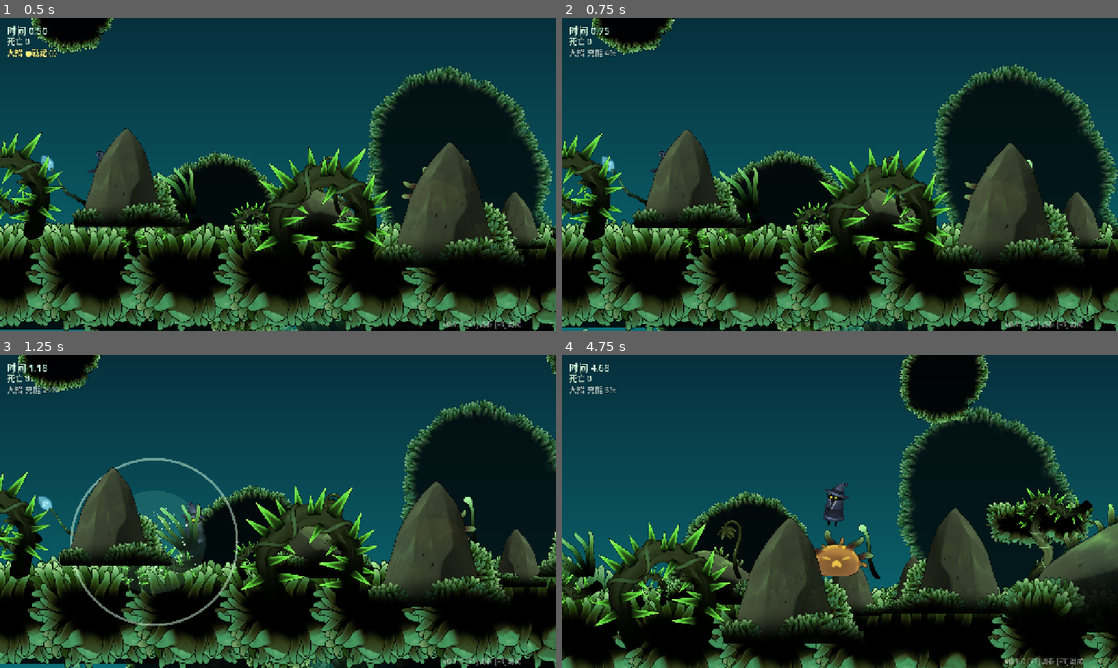
Above: before the commit, frames 1-4 (two rows, left to right).
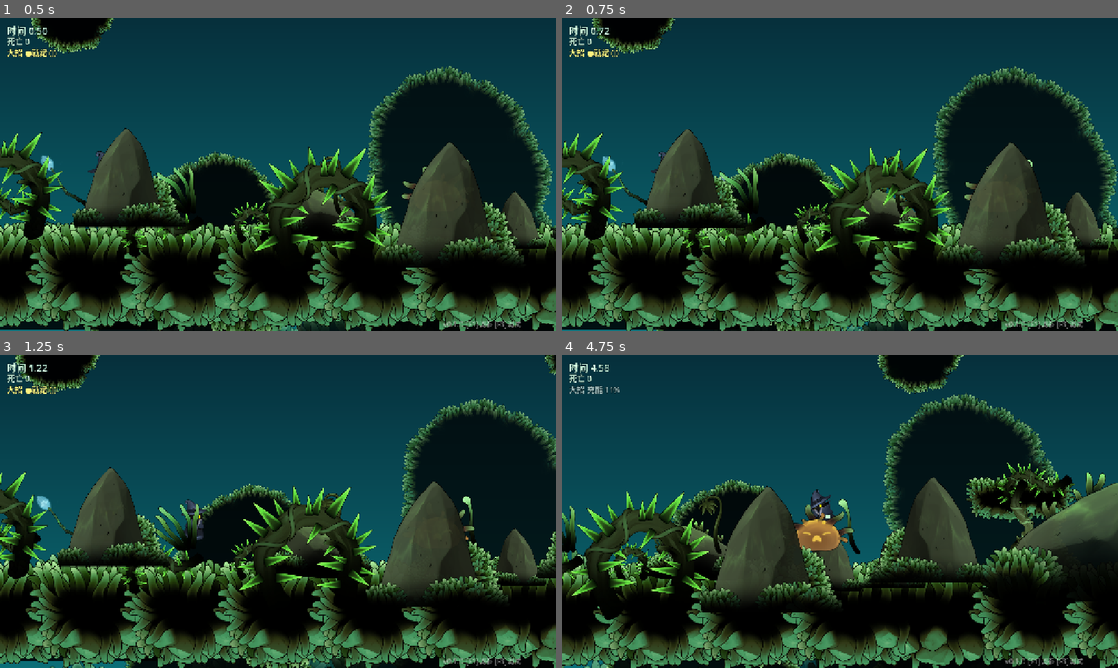
Above: after the commit, the same moments.

Repository: CyberpunkPsychosis/ai-game-engine
Game: Godot game, scene res://scenes/game.tscn
The game is run twice, just before and just after one commit, with the same random seed, the same clock (stepped at 60 frames per second) and the same inputs.
Inputs:
- Up to frame 1 (0.5 s): no input
- Up to frame 2 (0.75 s): tap Enter at 0.5 s; hold D (move_right) from 0.53 s (still down); tap J (attack) at 0.6 s
- Up to frame 3 (1.25 s): keep holding D (move_right); tap Space (jump) at 0.77, 1.07 s; tap K (dash) at 0.8 s
- Up to frame 4 (4.75 s): tap K (dash) at 1.35, 3.05, 3.6 s; tap Space (jump) at 1.52, 1.55, 1.82, 2.1, 3.02, 3.32, 3.77, 3.8, 4.07, 4.52 s; release D (move_right) at 2.03 s; hold A (move_left) 2.03-2.78 s; tap J (attack) at 2.3, 2.85, 4.55 s; hold D (move_right) 2.78-4.28 s; hold A (move_left) from 4.28 s (still down); tap L (special, bound only after the commit) at 4.35 s

Frame 1 is identical in both runs. In frame 2, 8.6% of the frame differs, in the area x 0-100%, y 0-100%; in frame 3, 14%; in frame 4, 45%.

Commit message:
combo: Viir 空中连招系统原型(挑空/空连/俯冲/取消)+ 残影命中特效
- 地面J连击2下→第3下挑空(launcher);空中J连击(滞空上浮);↓+J 俯冲砸地弹起+孢爆
- 冲刺(K)随时取消招式,出招喷残影after-image;每击命中斩弧hit_fx+顿帧+震屏
- 接招窗口/前冲/滞空/砸地参数全@export;大招挪到L键,新增move_down(S/↓)
- 本地校验:导入/运行/各招式方法均无报错

Diff:
--- a/project.godot
+++ b/project.godot
@@ -74,8 +74,14 @@
 
 special={
 "deadzone": 0.5,
-"events": [Object(InputEventKey,"resource_local_to_scene":fa …(141 unchanged characters)… ":false,"keycode":0,"physical_keycode":74,"key_label":0,"unicode":0,"location":0,"echo":false,"script":null)
+"events": [Object(InputEventKey,"resource_local_to_scene":fa …(141 unchanged characters)… ":false,"keycode":0,"physical_keycode":76,"key_label":0,"unicode":0,"location":0,"echo":false,"script":null)
 , Object(InputEventJoypadButton,"resource_local_to_scene":false,"resource_name":"","device":-1,"button_index":3,"pressure":0.0,"pressed":false,"script":null)
+]
+}
+move_down={
+"deadzone": 0.5,
+"events": [Object(InputEventKey,"resource_local_to_scene":false,"resource_name":"","device":-1,"window_id":0,"alt_pressed":false,"shift_pressed":false,"ctrl_pressed":false,"meta_pressed":false,"pressed":false,"keycode":0,"physical_keycode":83,"key_label":0,"unicode":0,"location":0,"echo":false,"script":null)
+, Object(InputEventKey,"resource_local_to_scene":false,"resource_name":"","device":-1,"window_id":0,"alt_pressed":false,"shift_pressed":false,"ctrl_pressed":false,"meta_pressed":false,"pressed":false,"keycode":0,"physical_keycode":4194322,"key_label":0,"unicode":0,"location":0,"echo":false,"script":null)
 ]
 }
 
--- /dev/null
+++ b/scenes/hit_fx.tscn
@@ -0,0 +1,6 @@
+[gd_scene load_steps=2 format=3]
+
+[ext_resource type="Script" path="res://scripts/hit_fx.gd" id="1_hitfx"]
+
+[node name="HitFX" type="Node2D"]
+script = ExtResource("1_hitfx")
--- /dev/null
+++ b/scripts/after_image.gd
@@ -0,0 +1,20 @@
+extends Sprite2D
+## 残影：拷贝当前帧的渐隐分身，约 0.26s 消失。setup() 传入贴图/位置/缩放/翻转。
+
+var _t := 0.0
+const DUR := 0.26
+var _a0 := 0.55
+
+func setup(tex: Texture2D, gpos: Vector2, sc: Vector2, flip: bool, tint := Color(0.55, 0.85, 1.0)) -> void:
+	texture = tex
+	global_position = gpos
+	scale = sc
+	flip_h = flip
+	z_index = -2
+	modulate = Color(tint.r, tint.g, tint.b, _a0)
+
+func _process(delta: float) -> void:
+	_t += delta
+	modulate.a = lerpf(_a0, 0.0, clampf(_t / DUR, 0.0, 1.0))
+	if _t >= DUR:
+		queue_free()
--- /dev/null
+++ b/scripts/hit_fx.gd
@@ -0,0 +1,23 @@
+extends Node2D
+## 命中斩击特效：白光斩弧 + 内层青光，约 0.18s 自毁。dir=朝向。
+
+@export var dir := 1.0
+var _t := 0.0
+const DUR := 0.18
+
+func _ready() -> void:
+	z_index = 25
+	scale.x = dir
+
+func _process(delta: float) -> void:
+	_t += delta
+	queue_redraw()
+	if _t >= DUR:
+		queue_free()
+
+func _draw() -> void:
+	var k: float = clampf(_t / DUR, 0.0, 1.0)
+	var a: float = 1.0 - k
+	var r: float = 50.0 + 70.0 * k
+	draw_arc(Vector2.ZERO, r, -0.7, 0.7, 18, Color(1, 1, 1, a * 0.9), 7.0 * (1.0 - k) + 2.0, true)
+	draw_arc(Vector2.ZERO, r * 0.78, -0.6, 0.6, 18, Color(0.7, 1.0, 0.85, a * 0.7), 4.0, true)
--- a/scripts/viir.gd
+++ b/scripts/viir.gd
@@ -38,9 +38,25 @@
 
 const SPORE_BURST := preload("res://scenes/spore_burst.tscn")
 const VIIR_RIG := preload("res://scenes/viir_rig.tscn")
+const HIT_FX := preload("res://scenes/hit_fx.tscn")
 var _ult_cd := 0.0
 var _rig: Node2D
 var _casting := false
+
+@export_group("连招")
+@export var combo_window := 0.45     ## 接招窗口
+@export var ground_lunge := 210.0    ## 地面挥击前冲
+@export var launch_velocity := -820.0 ## 挑空初速
+@export var air_hit_float := -220.0  ## 空中每击重新上浮(滞空连击)
+@export var dive_speed := 1150.0     ## 俯冲下砸速度
+@export var dive_bounce := -580.0    ## 砸地反弹
+@export var air_hits_max := 3        ## 空中连击上限
+var _combo := 0
+var _combo_win := 0.0
+var _atk := ""                       # "" / g / launch / air / dive
+var _atk_lock := 0.0
+var _air_hits := 0
+var _ai_throttle := 0.0
 
 const _BASE := 0.58
 var _deform := 0.0       # >0 竖向拉长, <0 压扁变宽
@@ -142,16 +158,36 @@
 		velocity = _dash_dir * dash_speed
 		_deform = -jelly_dash      # 横向拉伸(变宽变扁)
 		spr.play("dash")
-		return
-
-	# —— 水平移动 ——
+		_spawn_afterimage()
+		return
+
+	# —— 连招 ——
+	_combo_win = maxf(_combo_win - delta, 0.0)
+	_atk_lock = maxf(_atk_lock - delta, 0.0)
+	if on_floor and _combo_win <= 0.0:
+		_combo = 0
+	if _atk == "dive" and on_floor:
+		_dive_land()
+	if Input.is_action_just_pressed("attack") and _atk_lock <= 0.0 and not _casting:
+		if on_floor:
+			_combo += 1
+			if _combo >= 3: _launch()
+			else: _ground_hit()
+		elif Input.is_action_pressed("move_down"):
+			_dive()
+		elif _air_hits < air_hits_max:
+			_air_hit()
+		return
+
+	# —— 水平移动(出招锁定时不接受普通操控，让前冲/滞空生效) ——
 	var dir := Input.get_axis("move_left", "move_right")
-	if dir != 0.0:
-		_facing = sign(dir)
-		var a := accel if on_floor else air_accel
-		velocity.x = move_toward(velocity.x, dir * max_speed, a * delta)
-	else:
-		velocity.x = move_toward(velocity.x, 0.0, friction * delta)
+	if _atk_lock <= 0.0:
+		if dir != 0.0:
+			_facing = sign(dir)
+			var a := accel if on_floor else air_accel
+			velocity.x = move_toward(velocity.x, dir * max_speed, a * delta)
+		else:
+			velocity.x = move_toward(velocity.x, 0.0, friction * delta)
 
 	# —— 跳跃缓冲 ——
 	if Input.is_action_just_pressed("jump"):
@@ -166,14 +202,21 @@
 	if Input.is_action_just_released("jump") and velocity.y < 0.0:
 		velocity.y *= jump_cut
 
-	# —— 重力 ——
-	var g := gravity * (fall_mult if velocity.y > 0.0 else 1.0)
-	velocity.y = min(velocity.y + g * delta, max_fall)
+	# —— 重力 / 俯冲 ——
+	if _atk == "dive" and not on_floor:
+		velocity.y = dive_speed
+		_spawn_afterimage_throttled(delta)
+	else:
+		var soft := 0.35 if (_atk == "air" and _atk_lock > 0.0) else (fall_mult if velocity.y > 0.0 else 1.0)
+		velocity.y = min(velocity.y + gravity * soft * delta, max_fall)
 
 	move_and_slide()
 	_update_anim(on_floor)
 
 func _update_anim(on_floor: bool) -> void:
+	if _atk_lock > 0.0:
+		spr.flip_h = _facing < 0
+		return
 	if _dashing > 0.0:
 		if spr.animation != "dash": spr.play("dash")
 	elif not on_floor:
@@ -209,6 +252,65 @@
 	_rig.visible = false
 	spr.visible = true
 
+# ============ 连招 ============
+func _ground_hit() -> void:
+	_atk = "g"; _atk_lock = 0.20; _combo_win = combo_window
+	velocity.x = _facing * ground_lunge
+	_deform = 0.16; spr.play("dash")
+	_spawn_hit(Vector2(_facing * 72, -42))
+	Juice.hitstop(0.04); Juice.shake(4.0)
+
+func _launch() -> void:
+	_atk = "launch"; _atk_lock = 0.28; _combo = 0; _combo_win = 0.0
+	velocity = Vector2(_facing * 150, launch_velocity)
+	_dashes = 1; _air_hits = 0; _deform = 0.5; spr.play("jump")
+	_spawn_hit(Vector2(_facing * 40, -96))
+	Juice.hitstop(0.07); Juice.shake(8.0)
+
+func _air_hit() -> void:
+	_atk = "air"; _atk_lock = 0.18; _air_hits += 1
+	velocity.y = air_hit_float                 # 重新上浮制造滞空连击
+	velocity.x = _facing * 130
+	_deform = 0.24; spr.play("jump")
+	_spawn_hit(Vector2(_facing * 74, -30))
+	_spawn_afterimage()
+	Juice.hitstop(0.04); Juice.shake(4.0)
+
+func _dive() -> void:
+	_atk = "dive"; _atk_lock = 0.6
+	velocity = Vector2(_facing * 60, dive_speed)
+	_deform = -0.3; spr.play("jump")
+	Juice.shake(3.0)
+
+func _dive_land() -> void:
+	velocity.y = dive_bounce
+	_atk = ""; _atk_lock = 0.0; _dashes = 1; _air_hits = 0; _deform = -0.55
+	var b := SPORE_BURST.instantiate()
+	b.global_position = global_position
+	b.scale = Vector2(0.75, 0.75)
+	get_parent().add_child(b)
+	Juice.hitstop(0.09); Juice.shake(13.0)
+
+func _spawn_hit(offset: Vector2) -> void:
+	var f := HIT_FX.instantiate()
+	f.dir = _facing
+	f.position = offset
+	add_child(f)
+
+func _spawn_afterimage_throttled(delta: float) -> void:
+	_ai_throttle -= delta
+	if _ai_throttle <= 0.0:
+		_spawn_afterimage(); _ai_throttle = 0.035
+
+func _spawn_afterimage() -> void:
+	if spr.sprite_frames == null: return
+	var tex := spr.sprite_frames.get_frame_texture(spr.animation, spr.frame)
+	if tex == null: return
+	var a := Sprite2D.new()
+	a.set_script(load("res://scripts/after_image.gd"))
+	get_parent().add_child(a)
+	a.setup(tex, spr.global_position, spr.scale, spr.flip_h)
+
 func ult_ratio() -> float:
 	return clampf(1.0 - _ult_cd / ult_cooldown, 0.0, 1.0)
 
Not shown, added: scripts/after_image.gd.uid
Not shown, added: scripts/hit_fx.gd.uid
